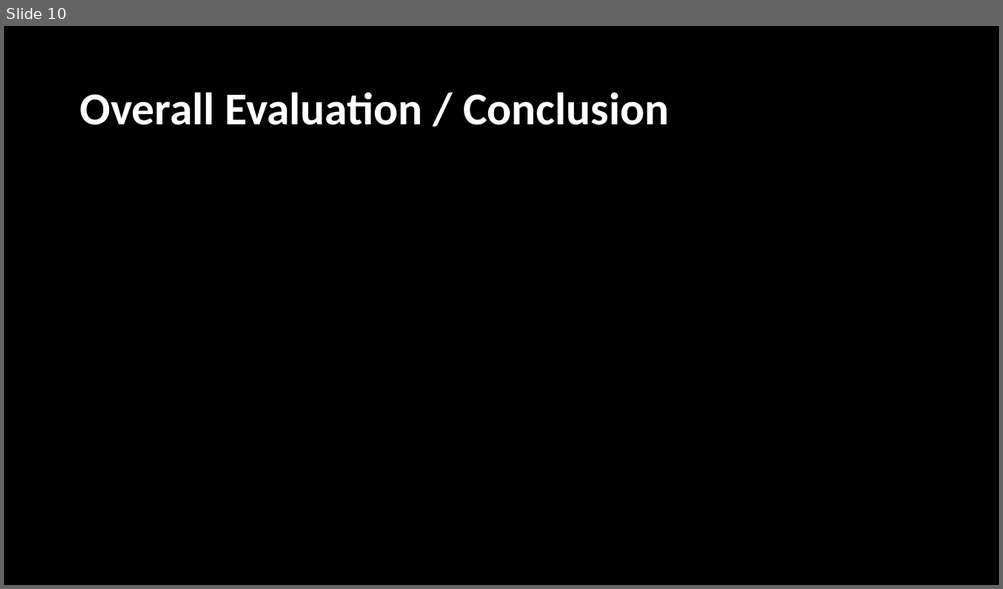
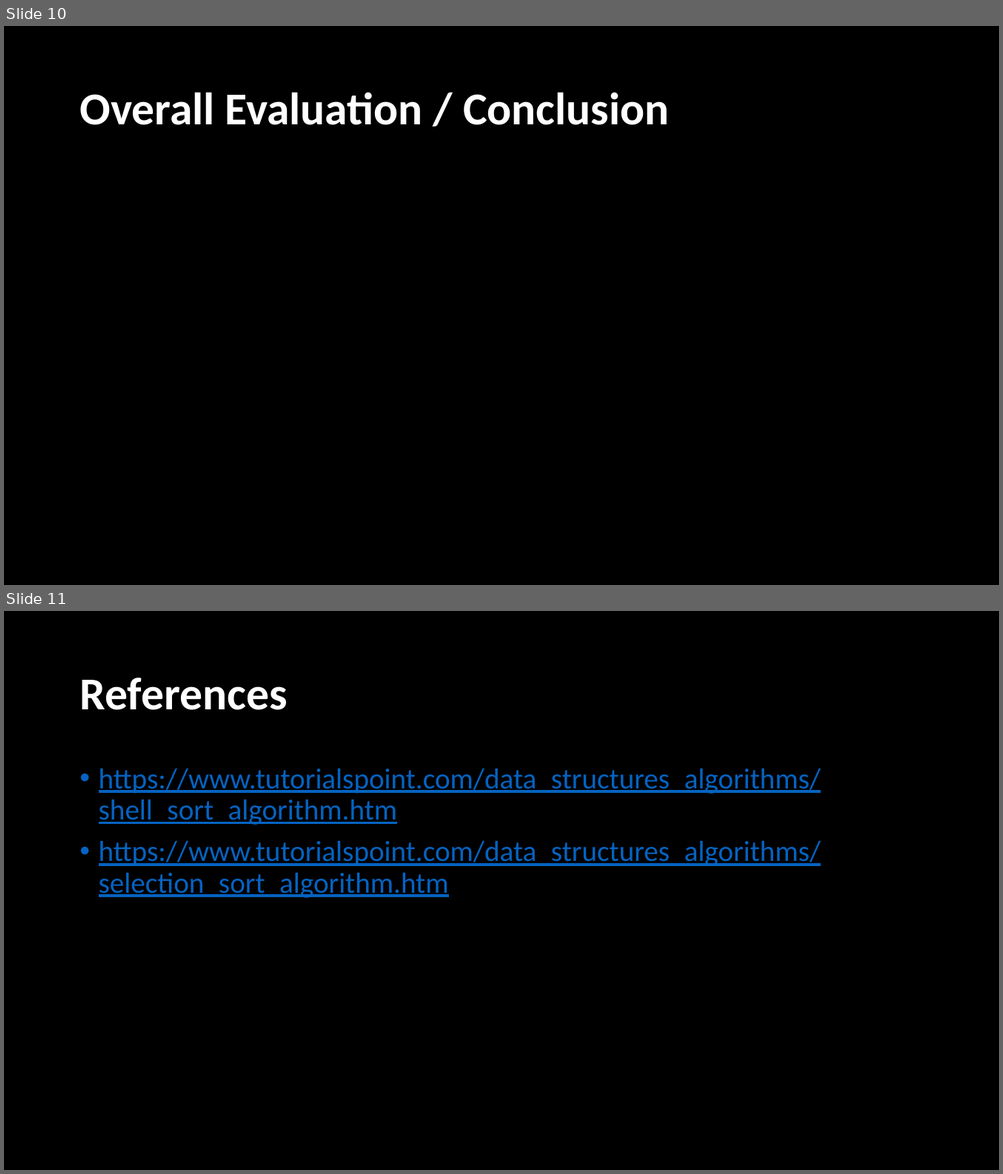
Before and after one commit to Maximilian72/ALGO_CW1, a slide deck: CW1/B00759381_CW1.pptx. Shown one above the other, each under a label of ours: slide 10 before the commit, slides 10 and 11 after it. The pictures are 1003x589 and 1003x1174 pixels, drawn with LibreOffice and Linux fonts; fonts in the diff are those of the drawing. Boxes give left, top, right and bottom in pixels: in the first picture for what was removed or moved away, otherwise in the second. Text is boxed around its words. In the diff, an @@ line names an element or a change of style, - is before the commit and + after.

```diff
--- a/CW1/B00759381_CW1.pptx
+++ b/CW1/B00759381_CW1.pptx
@@ slide 11 added at [4, 611, 999, 1170], background #000000 @@
@@ title added at [79, 678, 287, 710], 44 pt, text #FFFFFF, bold @@
+References
@@ text added at [99, 768, 821, 898], 28 pt, text #0563C1, underline @@
+• https://www.tutorialspoint.com/data_structures_algorithms/shell_sort_algorithm.htm
+• https://www.tutorialspoint.com/data_structures_algorithms/selection_sort_algorithm.htm
```
Also in this commit, not shown: 8 slides changed, 1 other slide added, 1 slide removed, 15 other files.
